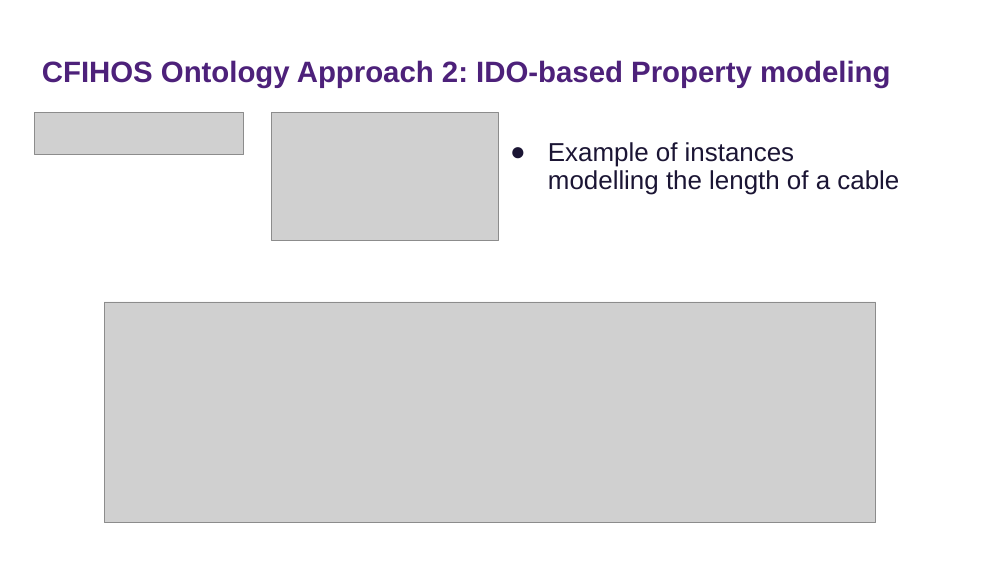
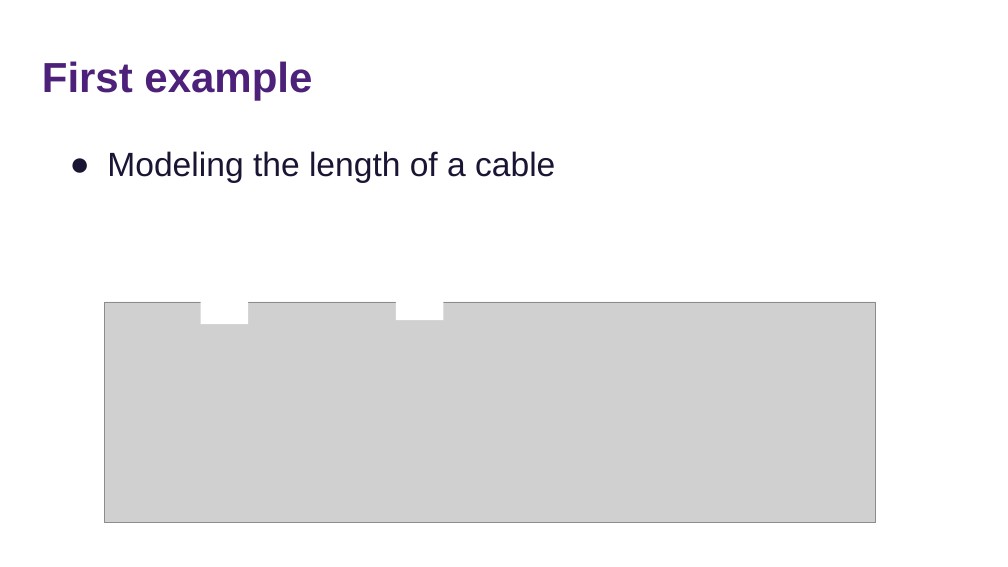
Before and after one commit to tecnomod-um/cfihos, a slide deck: slide 20 of docs/cfihos-ontology.pptx (slide 21 before the commit). Drawn at 1008x567 pixels with LibreOffice and Linux fonts; fonts in the diff are those of the drawing; grey boxes stand for pictures. Boxes give left, top, right and bottom in pixels: in the first picture for what was removed or moved away, otherwise in the second. Text is boxed around its words. In the diff, an @@ line names an element or a change of style, - is before the commit and + after.

```diff
--- a/docs/cfihos-ontology.pptx
+++ b/docs/cfihos-ontology.pptx
@@ title at (42,61,312,101): text changed; size 28 to 40 pt @@
-CFIHOS Ontology Approach 2: IDO-based Property modeling
+First example
@@ picture removed at (34,112,243,154) @@
@@ picture removed at (271,112,498,240) @@
@@ text at (107,151,555,183): text changed; size 24.8 to 32 pt @@
-● Example of instances modelling the length of a cable
+● Modeling the length of a cable
@@ rectangle added at (200,286,248,324), fill #FFFFFF @@
@@ rectangle added at (396,282,444,321), fill #FFFFFF @@
```
Also in this commit, not shown: 20 other slides changed, 2 slides added, 5 slides removed, 1 other file.
